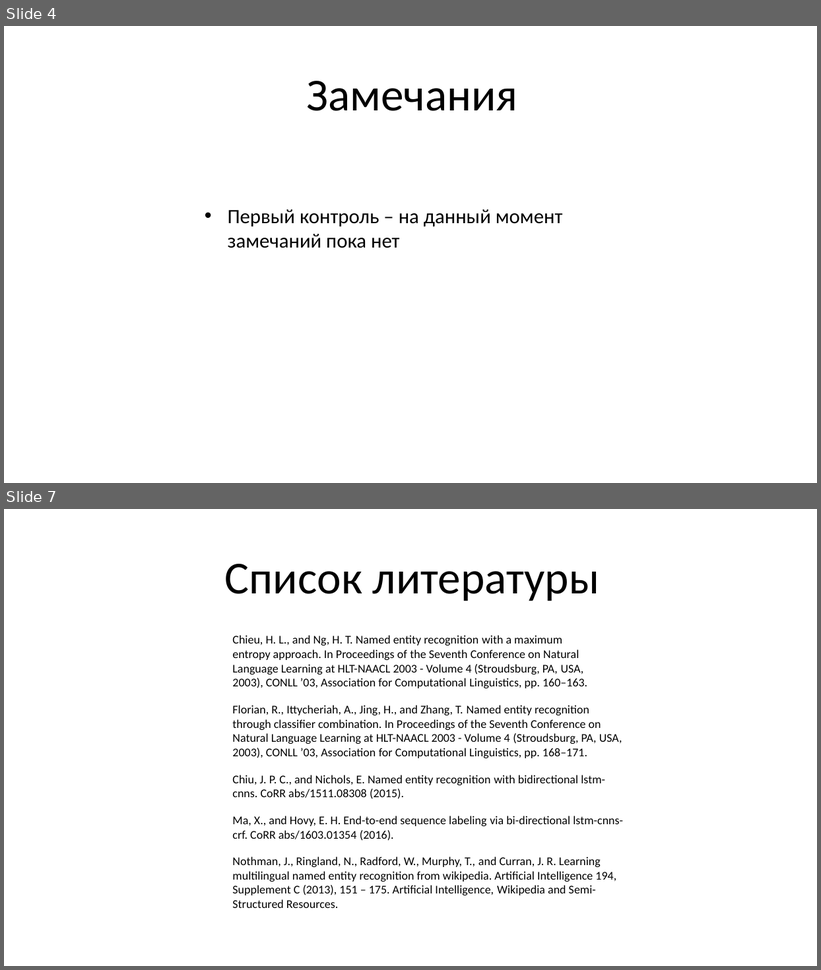
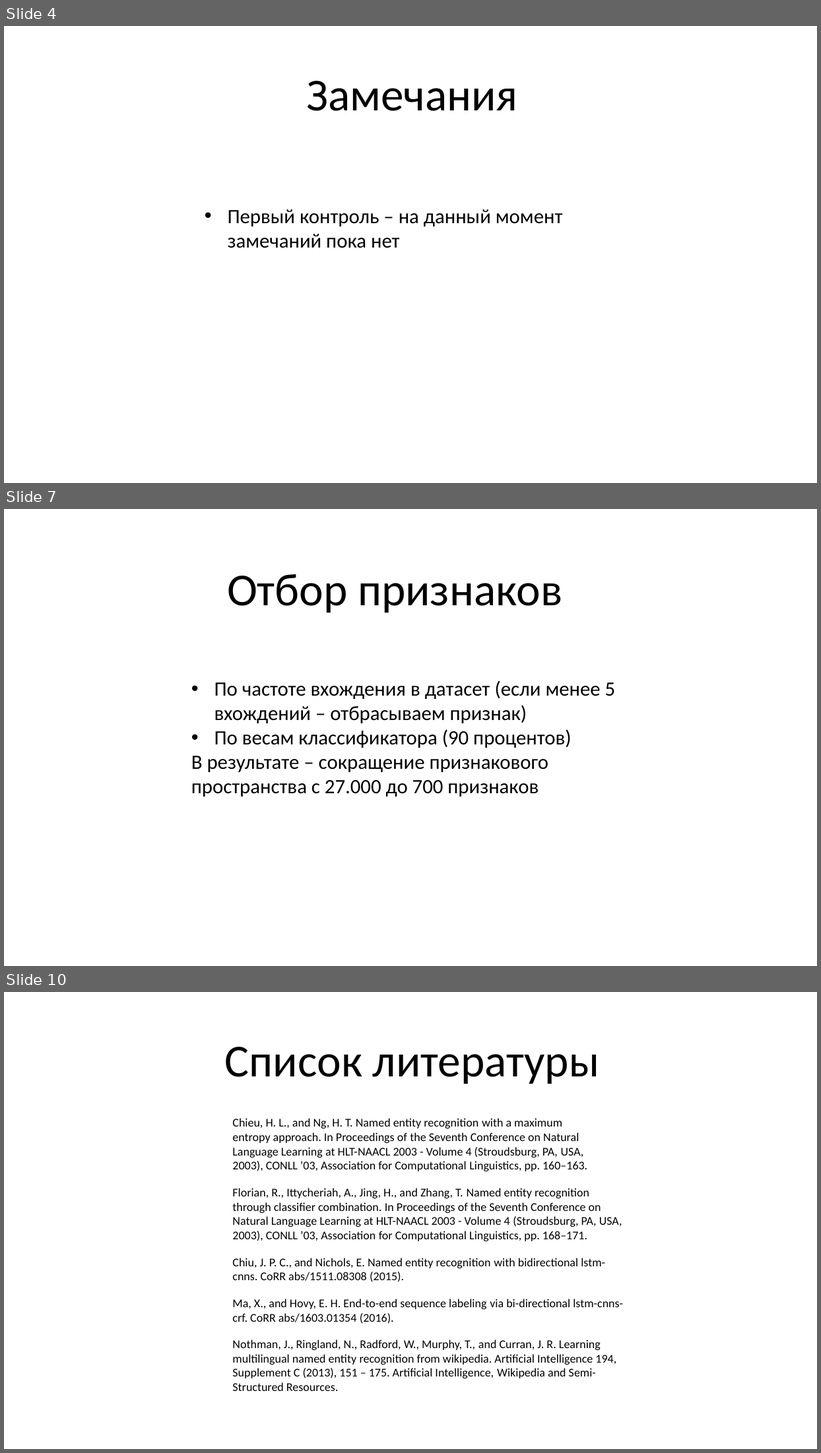
Before and after one commit to lazuka13/named_entity_recognition, a slide deck: control/First Control.pptx. Shown one above the other, each under a label of ours: slides 4 and 7 before the commit, slides 4, 7 and 10 after it; the slides between them are not shown. The pictures are 821x970 and 821x1453 pixels, drawn with LibreOffice and Linux fonts; fonts in the diff are those of the drawing. Boxes give left, top, right and bottom in pixels: in the first picture for what was removed or moved away, otherwise in the second. Text is boxed around its words. In the diff, an @@ line names an element or a change of style, - is before the commit and + after.

```diff
--- a/control/First Control.pptx
+++ b/control/First Control.pptx
@@ slide 7 added at (x1=4, y1=509, x2=817, y2=966), background #FFFFFF @@
@@ text added at (x1=227, y1=574, x2=562, y2=613), 54 pt, text #000000 @@
+Отбор признаков
@@ text added at (x1=191, y1=681, x2=616, y2=797), 24 pt, text #000000 @@
+• По частоте вхождения в датасет (если менее 5 вхождений – отбрасываем признак)
+• По весам классификатора (90 процентов)
+В результате – сокращение признакового пространства с 27.000 до 700 признаков
@@ what was slide 7 is now slide 10 @@
```
Also in this commit, not shown: 3 slides changed, 2 other slides added, 15 other files.
